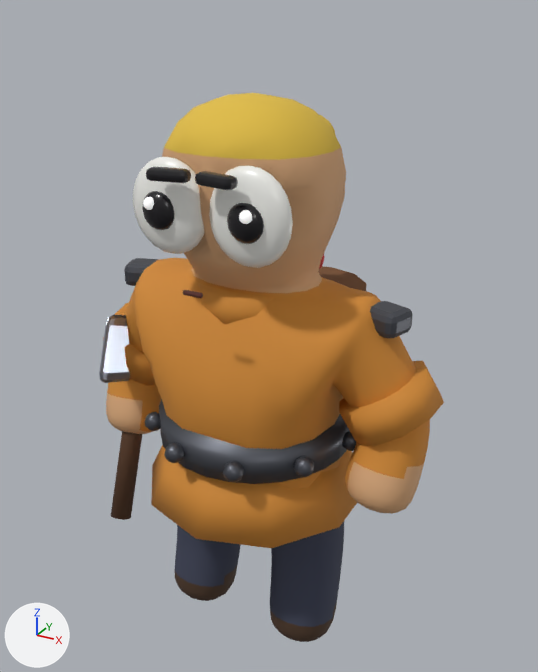
The glTF model public/models/garudo.glb: old version first, new version second.
Camera for both pictures: a 50 mm lens placed at (0.479, -0.834, 0.943), pointed at (-0.008, 0.052, 0.5). The axes (+X, +Y, +Z) are drawn at lower left. The lights are the same throughout. The picture after the commit comes second. Vertices at exactly the same position are counted once.

In view in the first picture: 'eyewhite-1.0', 'eyewhite1.0', 'garudo', 'pupil-1.0', 'pupil1.0'.
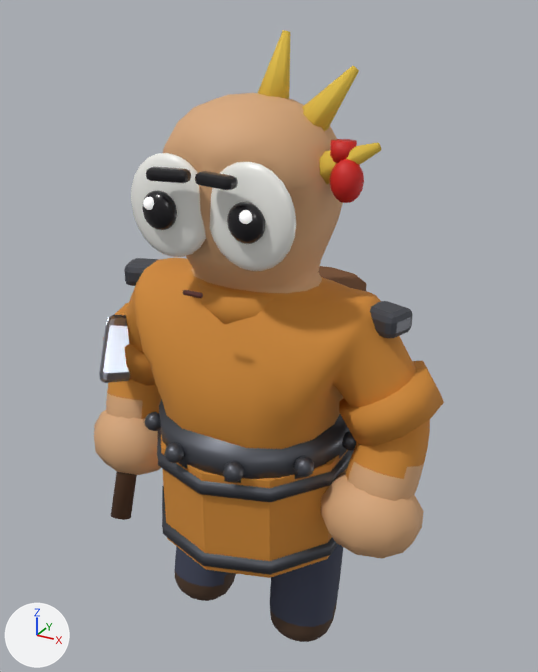
Changed parts and their boxes [x1, y1, x2, y2] in the pictures (538 x 672 px):
'garudo', reshaped (11% taller): before [99, 93, 444, 642]; after [94, 30, 444, 642]
'eyewhite1.0', reshaped (7% taller): before [209, 166, 293, 268]; after [210, 162, 296, 271]
part 1 of me_garudo, added (orange): after [161, 436, 348, 578]
part 2 of me_garudo, added (red): after [330, 139, 357, 163]
part 3 of me_garudo, added (red): after [330, 159, 364, 203]
part 4 of me_garudo, added: after [157, 429, 353, 502]
part 5 of me_garudo, added: after [162, 485, 338, 575]
part 6 of me_garudo, added (beige): after [321, 472, 424, 558]
part 7 of me_garudo, added (beige): after [94, 410, 161, 475]
part 8 of me_garudo, added (yellow): after [258, 30, 290, 99]
part 9 of me_garudo, added (yellow): after [302, 65, 359, 132]
part 10 of me_garudo, added (yellow): after [319, 143, 381, 185]
part 11 of me_garudo, deleted (mostly hidden): before [320, 115, 336, 136]
part 12 of me_garudo, deleted (orange): before [151, 445, 357, 548]
part 13 of me_garudo, recoloured (yellow to beige): [164, 93, 337, 160] in both

Patch to the scene script:
```diff
--- a/public/models/garudo.glb.py
+++ b/public/models/garudo.glb.py
@@ me_garudo @@
-me_garudo.from_pydata(...)  # 3199 vertices, 6246 faces; spans x -0.268..0.268, y -0.168..0.26, z 0.038..0.849
+me_garudo.from_pydata(...)  # 3191 vertices, 6210 faces; spans x -0.268..0.268, y -0.157..0.26, z 0.038..0.92
+# me_garudo part 1: a new loose piece, a 10-sided cylinder along z spanning x -0.141..0.141, y -0.148..0.148, z 0.22..0.38, in mat_garudo_tunic (orange #d18a33)
+# me_garudo part 2: a new loose piece, an 8-sided cylinder along z spanning x 0.114..0.146, y -0.036..-0.004, z 0.781..0.803, in mat_garudo_cord (red #d11914)
+# me_garudo part 3: a new loose piece, a UV sphere (10 segments, 8 rings, poles along z) spanning x 0.121..0.159, y -0.05..-0.01, z 0.734..0.786, in mat_garudo_cord (red #d11914)
+# me_garudo part 4: a new loose piece, a 10-sided cylinder along z spanning x -0.146..0.146, y -0.154..0.154, z 0.351..0.369, in mat_garudo_hoop (dark grey #575961)
+# me_garudo part 5: a new loose piece, a 10-sided cylinder along z spanning x -0.146..0.146, y -0.154..0.154, z 0.231..0.249, in mat_garudo_hoop (dark grey #575961)
+# me_garudo part 6: a new loose piece, a UV sphere (10 segments, 7 rings, poles along z) spanning x 0.134..0.266, y -0.1..0.02, z 0.261..0.379, in mat_garudo_mitten_ml (beige #d9a87a)
+# me_garudo part 7: a new loose piece, a UV sphere (10 segments, 7 rings, poles along z) spanning x -0.266..-0.134, y -0.1..0.02, z 0.261..0.379, in mat_garudo_mitten_mr (beige #d9a87a)
+# me_garudo part 8: a new loose piece of 14 vertices spanning x -0.015..0.039, y -0.017..0.036, z 0.806..0.92, in mat_garudo_bandana (yellow #e0bd42)
+# me_garudo part 9: a new loose piece of 14 vertices spanning x 0.032..0.129, y -0.025..0.031, z 0.773..0.883, in mat_garudo_bandana (yellow #e0bd42)
+# me_garudo part 10: a new loose piece of 14 vertices spanning x 0.075..0.177, y -0.041..0.008, z 0.739..0.805, in mat_garudo_bandana (yellow #e0bd42)
+# me_garudo part 11: the loose piece of 128 vertices spanning x -0.049..0.049, y 0.087..0.177, z 0.743..0.813 is deleted
+# me_garudo part 12: the loose piece of 20 vertices spanning x -0.16..0.16, y -0.168..0.168, z 0.288..0.363 is deleted
+# me_garudo part 13: 96 faces spanning x -0.109..0.109, y -0.114..0.104, z 0.784..0.849 switch from mat_garudo_bandana (yellow #e0bd42) to mat_garudo_skin (beige #d9a87a)
+# other edits to the shape of me_garudo do not show in these pictures
 me_garudo.materials.append(mat_garudo_tunic)
@@ me_garudo @@
 me_garudo.materials.append(mat_garudo_mouth)
-me_garudo.materials.append(mat_garudo_band)  # yellow #e0bd42
 me_garudo.materials.append(mat_garudo_cord)
@@ me_garudo @@
 me_garudo.materials.append(mat_hatchet_steel)
+me_garudo.materials.append(mat_garudo_mitten_ml)  # beige #d9a87a
+me_garudo.materials.append(mat_garudo_mitten_mr)  # beige #d9a87a
@@ me_eyewhite1_0 @@
-me_eyewhite1_0.from_pydata(...)  # 178 vertices, 352 faces; spans x 0.001..0.111, y -0.1298..-0.0902, z 0.6646..0.7834
+me_eyewhite1_0.from_pydata(...)  # 178 vertices, 352 faces; spans x -0.0034..0.1154, y -0.1241..-0.0959, z 0.6602..0.7878
+# me_eyewhite1_0 part 14: the whole mesh is multiplied about its middle by the matrix ((1.08, 0.0, 0.0), (0.0, 0.711, 0.0), (0.0, 0.0, 1.074))
 me_eyewhite1_0.materials.append(mat_garudo_eyewhite)
```
